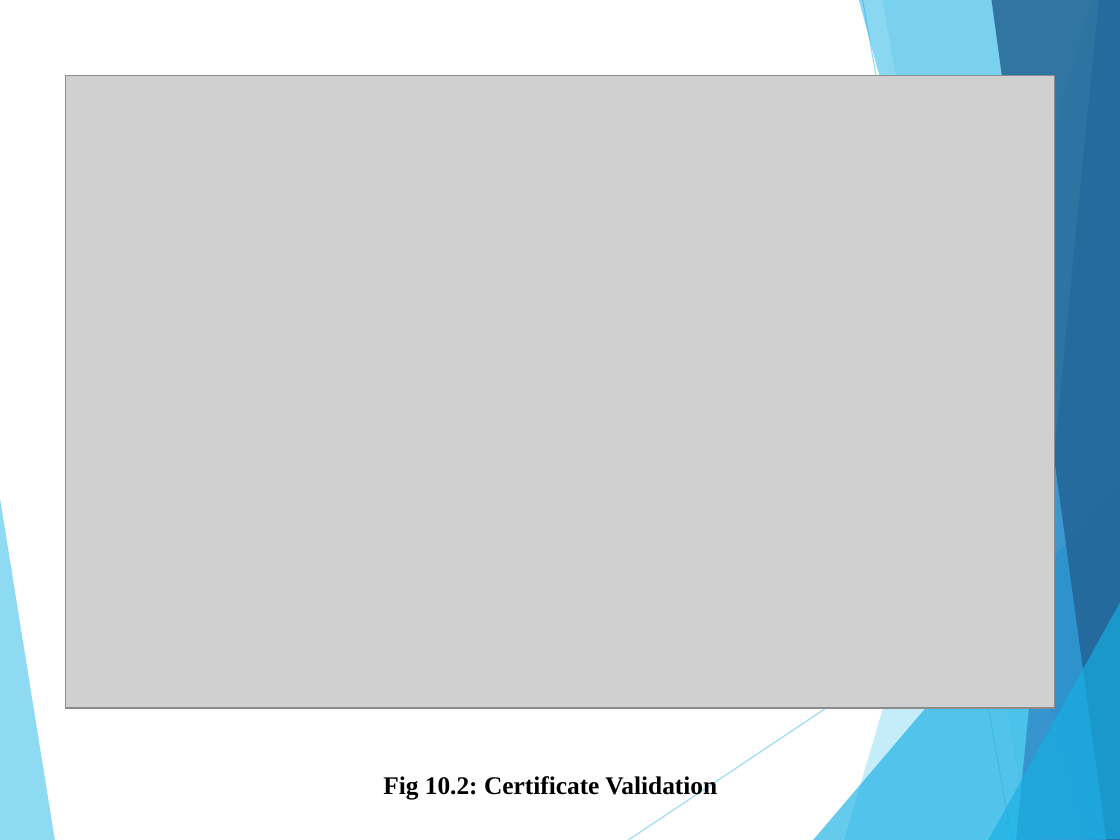
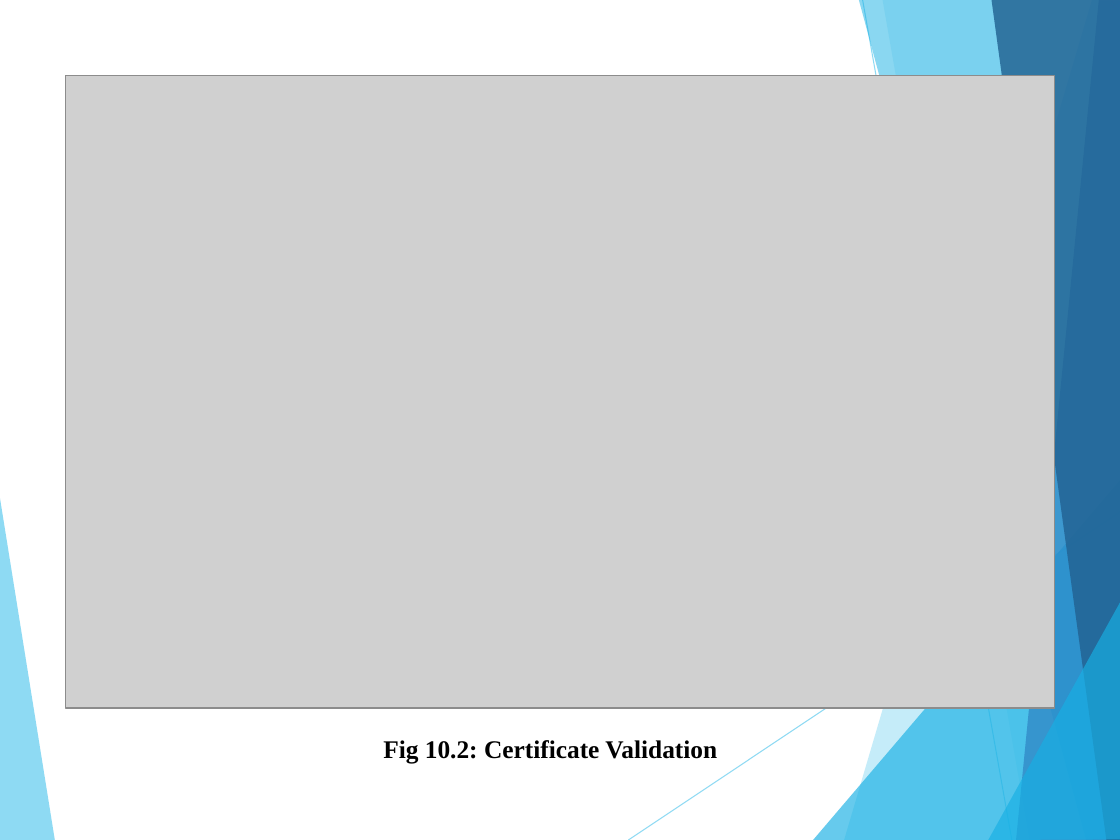
Before and after one commit to Soham01011/Eduflex, a slide deck: slide 14 of PPT_BE_IT_G7_EDUFLEX.pptx (slide 15 before the commit). Drawn at 1120x840 pixels with LibreOffice and Linux fonts; fonts in the diff are those of the drawing; grey boxes stand for pictures. Boxes give left, top, right and bottom in pixels: in the first picture for what was removed or moved away, otherwise in the second. Text is boxed around its words. In the diff, an @@ line names an element or a change of style, - is before the commit and + after.

```diff
--- a/PPT_BE_IT_G7_EDUFLEX.pptx
+++ b/PPT_BE_IT_G7_EDUFLEX.pptx
@@ text "Fig 10.2: Certificate Validation": place and size @@
-text "Fig 10.2: Certificate Validation" at bbox=[383, 776, 717, 800]
+text "Fig 10.2: Certificate Validation" at bbox=[383, 740, 717, 764]
```
Also in this commit, not shown: 8 other slides changed, 1 slide removed, 7 other files.
